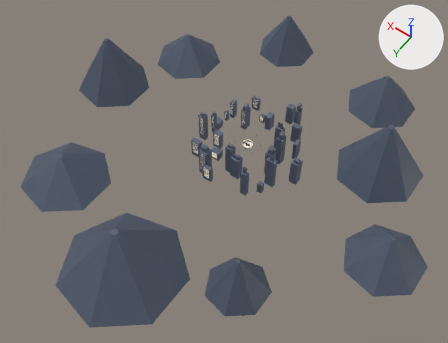
Before and after pictures for a commit that changed the glTF model apps/web/public/assets/rooftop_assets.glb.
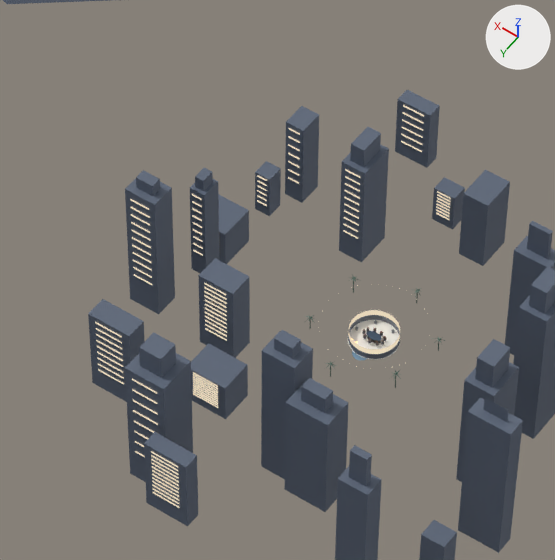
There are two pictures of each version: one whole from a 50 mm lens placed at (-164.9, 262.2, 362.6), pointed at (-1.6, 33.4, 3.2), one close up on the part from 39% to 63% of the width and 23% to 55% of the height. The lights are fixed; the arrows at upper right show +X, +Y and +Z. The first two pictures are the older version. Where no turn or scale is listed for an object, it has been applied to the vertices.

Objects in the first close-up: 'rooftop_lit_edge', 'rooftop_skyline', 'rooftop_skyline_windows', 'rooftop_terrace' and 5 more.
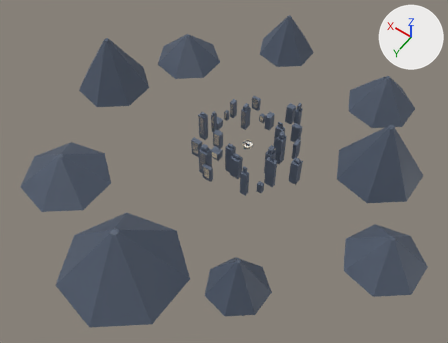
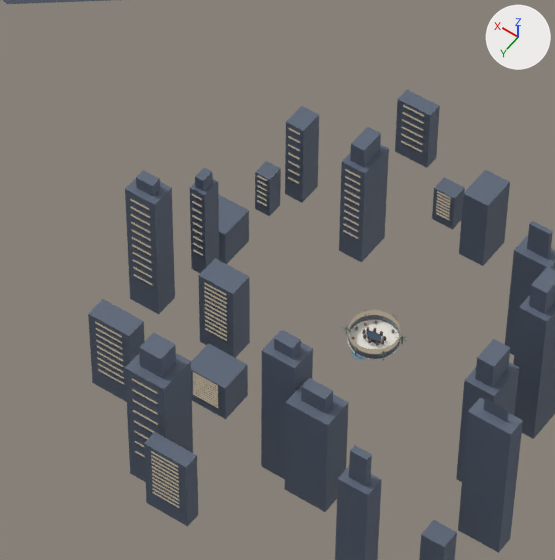
Patch to the scene script:
```diff
--- a/apps/web/public/assets/rooftop_assets.glb.py
+++ b/apps/web/public/assets/rooftop_assets.glb.py
@@ mat_rooftop_lit_edge @@
 mat_rooftop_lit_edge.roughness = 1.0
-mat_rooftop_lit_edge.emission_color = (0.8, 0.681, 0.502)  # beige #e7d7bc
+mat_rooftop_lit_edge.emission_color = (0.35, 0.298, 0.22)  # beige #a09481
 mat_rooftop_lit_edge.emission_strength = 1.0
```

Where the change shows, as pixel boxes [x1, y1, x2, y2] in the close-ups (555 x 560 px):
'rooftop_skyline_windows', recoloured: [95, 105, 451, 508] in both
'rooftop_lit_edge', recoloured (darker): [348, 309, 400, 354] in both
